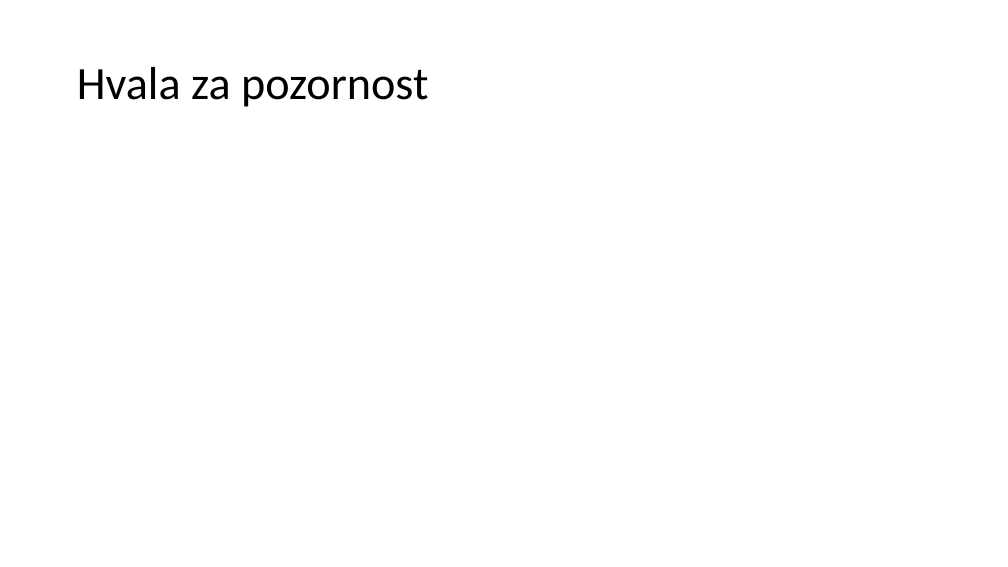
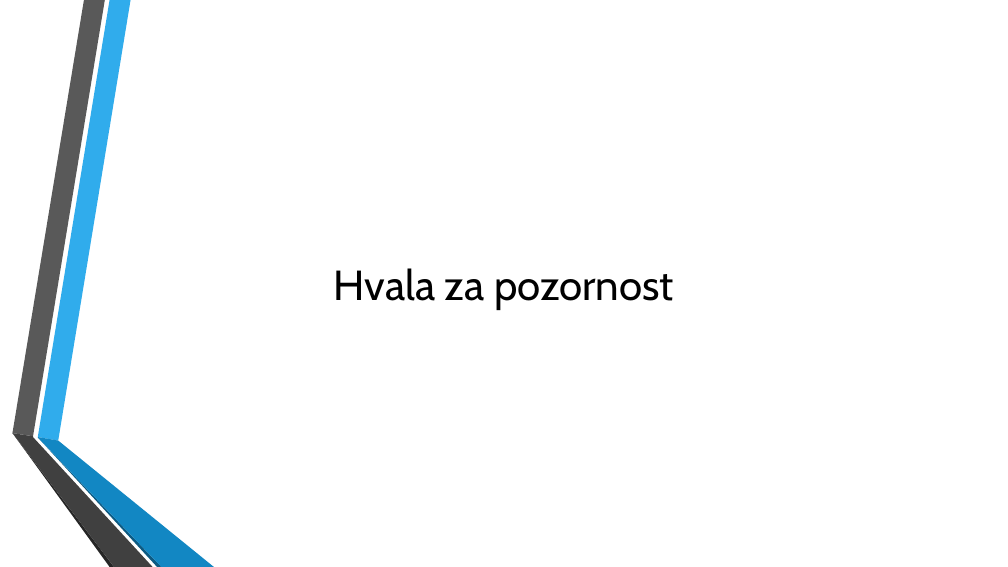
Before and after one commit to rade02/AplikacijaMatura, a slide deck: slide 6 of docs/Informacijski sistem podjetja - matura.pptx. Drawn at 1008x567 pixels with LibreOffice and Linux fonts; fonts in the diff are those of the drawing; background and template pictures are left out. Boxes give left, top, right and bottom in pixels: in the first picture for what was removed or moved away, otherwise in the second. Text is boxed around its words. In the diff, an @@ line names an element or a change of style, - is before the commit and + after.

```diff
--- a/docs/Informacijski sistem podjetja - matura.pptx
+++ b/docs/Informacijski sistem podjetja - matura.pptx
@@ title "Hvala za pozornost": place and size @@
-title "Hvala za pozornost" at <box>77,67,428,107</box>
+title "Hvala za pozornost" at <box>334,268,674,310</box>
@@ title "Hvala za pozornost" at <box>334,268,674,310</box>: size 44 to 40 pt, font Calibri to Cabin; alignment left to centre; line spacing 0.9 to 1 @@
@@ group added at <box>12,0,214,567</box>: 6 freeform shapes @@
```
Also in this commit, not shown: 6 other slides changed.
